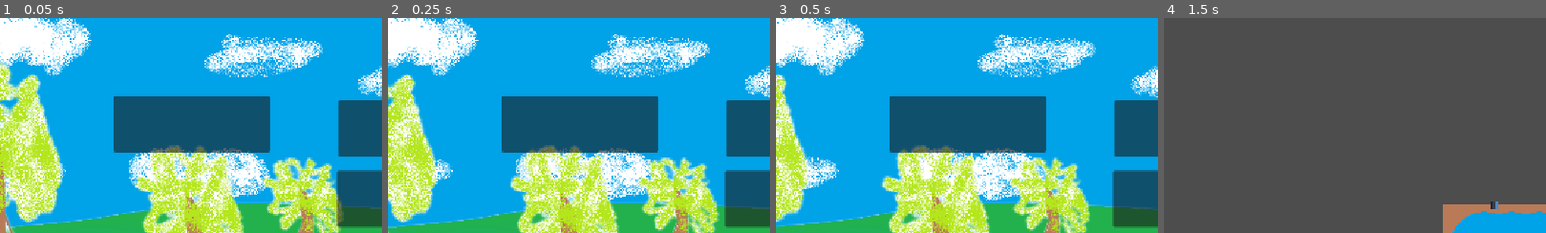
Above: before the commit, frames 1-4 (left to right).
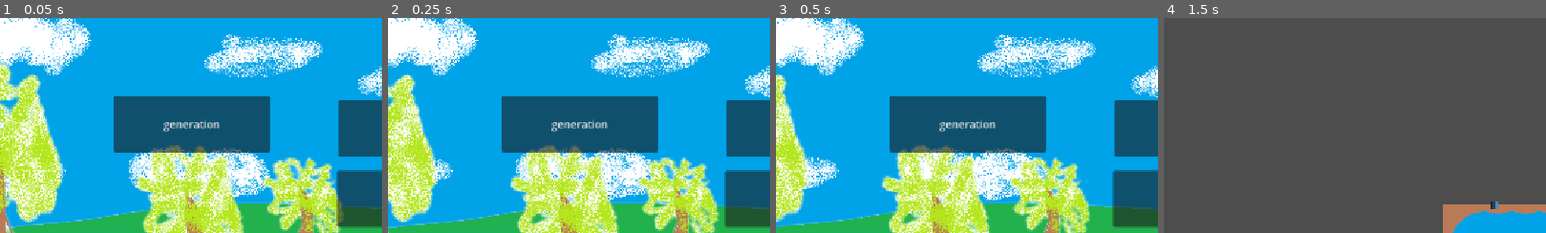
Above: after the commit, the same moments.

Repository: FallenKing12/Trainwreck
Game: Godot game, scene res://menu/menu.tscn
Two runs of this game, one before a commit and one after it. Both use one fixed random seed, a clock stepped at 60 frames per second and the inputs below. The engine's default icon, where the game draws it, is replaced by a stand-in: a white triangle on a blue panel in a dark square.
Inputs (mouse positions are % of the whole screen's width and height, from its top left):
- Up to frame 1 (0.05 s): no input
- Up to frame 2 (0.25 s): no input
- Up to frame 3 (0.5 s): no input
- Up to frame 4 (1.5 s): click (39, 31) at 0.5 s; tap Enter at 1.25 s; hold Right (ui_right) from 1.28 s (still down)
The pictures show only the part of the screen within x 14-64%, y 6-56%; the shares and areas given below are measured in that part.

The runs differ from the first frame. In frame 1, 0.4% of the frame differs, in the area x 42-58%, y 47-53%; in frame 2, 0.4%; in frame 3, 0.4%; in frame 4, nothing differs.

Commit message:
+ режим разработчика на Del

Diff:
--- a/characters/player/player.gd
+++ b/characters/player/player.gd
@@ -4,7 +4,7 @@
 @onready var player_animation = $AnimatedSprite2D
 
 
-const speed = 3000.0
+var speed = 3000.0
 
 
 func _ready() -> void:
@@ -15,14 +15,29 @@
 	var direction_x := Input.get_axis("ui_left", "ui_right")
 	var direction_y := Input.get_axis("ui_up", "ui_down")
 
+	var mult = 1 # коэффициент для той же скорости при движении вбок
+	if direction_x * direction_y != 0:
+		mult = 1.4142 # sqrt(2)
+
 	if direction_x:
-		velocity.x = direction_x * speed
+		velocity.x = direction_x / mult * speed
 	else:
 		velocity.x = move_toward(velocity.x, 0, speed)
 	if direction_y:
-		velocity.y = direction_y * speed
+		velocity.y = direction_y / mult * speed
 	else:
 		velocity.y = move_toward(velocity.y, 0, speed)
 
+	move_and_slide()
 
-	move_and_slide()
+
+func update_deleloper_mode(dev_mode: bool):
+	var cam = get_node("Camera2D")
+	if dev_mode:
+		speed = 3000.0
+		cam.zoom.x = 0.13;
+		cam.zoom.y = 0.13;
+	else:
+		speed = 500.0
+		cam.zoom.x = 0.5;
+		cam.zoom.y = 0.5;
--- a/menu/menu.tscn
+++ b/menu/menu.tscn
@@ -1,35 +1,35 @@
-[gd_scene load_steps=5 format=3 uid="uid://dg03widqact3g"]
+[gd_scene format=3 uid="uid://dg03widqact3g"]
 
 [ext_resource type="Texture2D" uid="uid://crcmy6mtnb7qm" path="res://menu/background/bg1.png" id="1_6nwqt"]
 [ext_resource type="Script" uid="uid://b2owfil6webgc" path="res://menu/menu.gd" id="1_pbjm4"]
 [ext_resource type="Texture2D" uid="uid://v5fwgr5cwe8y" path="res://menu/background/bg2.png" id="2_pbjm4"]
 [ext_resource type="Texture2D" uid="uid://dtw3hdfbpwbeb" path="res://menu/background/bg3.png" id="3_svuvw"]
 
-[node name="menu" type="Node2D"]
+[node name="menu" type="Node2D" unique_id=1356658951]
 script = ExtResource("1_pbjm4")
 
-[node name="Sky" type="Parallax2D" parent="."]
+[node name="Sky" type="Parallax2D" parent="." unique_id=1464268910]
 repeat_size = Vector2(1152, 648)
 
-[node name="bg1" type="Sprite2D" parent="Sky"]
+[node name="bg1" type="Sprite2D" parent="Sky" unique_id=90867589]
 position = Vector2(576, 324)
 texture = ExtResource("1_6nwqt")
 
-[node name="Ground" type="Parallax2D" parent="."]
+[node name="Ground" type="Parallax2D" parent="." unique_id=1163200913]
 repeat_size = Vector2(1152, 0)
 
-[node name="bg2" type="Sprite2D" parent="Ground"]
+[node name="bg2" type="Sprite2D" parent="Ground" unique_id=519610814]
 position = Vector2(576, 324)
 texture = ExtResource("2_pbjm4")
 
-[node name="Trees" type="Parallax2D" parent="."]
+[node name="Trees" type="Parallax2D" parent="." unique_id=1707472212]
 repeat_size = Vector2(1152, 0)
 
-[node name="bg3" type="Sprite2D" parent="Trees"]
+[node name="bg3" type="Sprite2D" parent="Trees" unique_id=1323873100]
 position = Vector2(576, 324)
 texture = ExtResource("3_svuvw")
 
-[node name="Start_button" type="Button" parent="."]
+[node name="Start_button" type="Button" parent="." unique_id=332398791]
 offset_left = 666.0
 offset_top = 166.0
 offset_right = 1136.0
@@ -37,7 +37,7 @@
 text = "Start new game
 "
 
-[node name="Quit_button" type="Button" parent="."]
+[node name="Quit_button" type="Button" parent="." unique_id=366303802]
 offset_left = 664.0
 offset_top = 272.0
 offset_right = 1134.0
@@ -45,11 +45,12 @@
 text = "Quit
 "
 
-[node name="test_button" type="Button" parent="."]
+[node name="test_button" type="Button" parent="." unique_id=1826767354]
 offset_left = 327.0
 offset_top = 159.0
 offset_right = 563.0
 offset_bottom = 244.0
+text = "generation"
 
 [connection signal="pressed" from="Start_button" to="." method="_on_start_button_pressed"]
 [connection signal="pressed" from="Quit_button" to="." method="_on_quit_button_pressed"]
--- a/scenes/test_scene/proc_gen_world.gd
+++ b/scenes/test_scene/proc_gen_world.gd
@@ -20,13 +20,23 @@
 
 @onready var tilemap: TileMapLayer = $Layer0
 
-var world_seed = RandomNumberGenerator.new()  # Создаем экземпляр
+var world_seed = RandomNumberGenerator.new()
+
+var developer_mode = true;
+
 
 func _ready():
 	noise = noise_texture.noise
 	world_seed.randomize()  # Случайный сид (по времени)
 	noise.set_seed(world_seed.randi())
 	generate_world()
+
+
+func _process(delta: float) -> void:
+	if Input.is_action_just_pressed("ui_filedialog_delete"):
+		developer_mode = !developer_mode
+		if $player.has_method("update_deleloper_mode"):
+			$player.update_deleloper_mode(developer_mode)
 
 
 func generate_world():
--- a/scenes/test_scene/proc_gen_world.tscn
+++ b/scenes/test_scene/proc_gen_world.tscn
@@ -132,12 +132,12 @@
 terrain_set_0/terrain_1/color = Color(1, 1, 1, 1)
 sources/1 = SubResource("TileSetAtlasSource_3f77q")
 
-[node name="proc_gen_world" type="Node2D"]
+[node name="proc_gen_world" type="Node2D" unique_id=1974038713]
 script = ExtResource("1_3f77q")
 noise_texture = SubResource("NoiseTexture2D_2jbus")
 
-[node name="Layer0" type="TileMapLayer" parent="."]
+[node name="Layer0" type="TileMapLayer" parent="." unique_id=1610542613]
 use_parent_material = true
 tile_set = SubResource("TileSet_ybixb")
 
-[node name="CharacterBody2D" parent="." instance=ExtResource("2_3f77q")]
+[node name="player" parent="." unique_id=243388541 instance=ExtResource("2_3f77q")]
Not shown: 1 places in scenes/test_scene/proc_gen_world.tscn that only renumber resources
